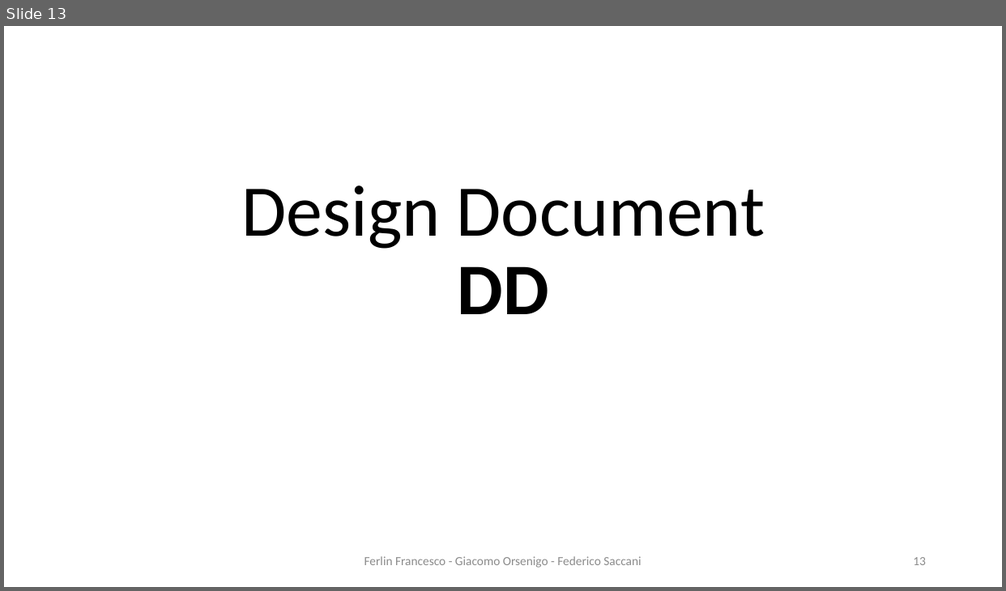
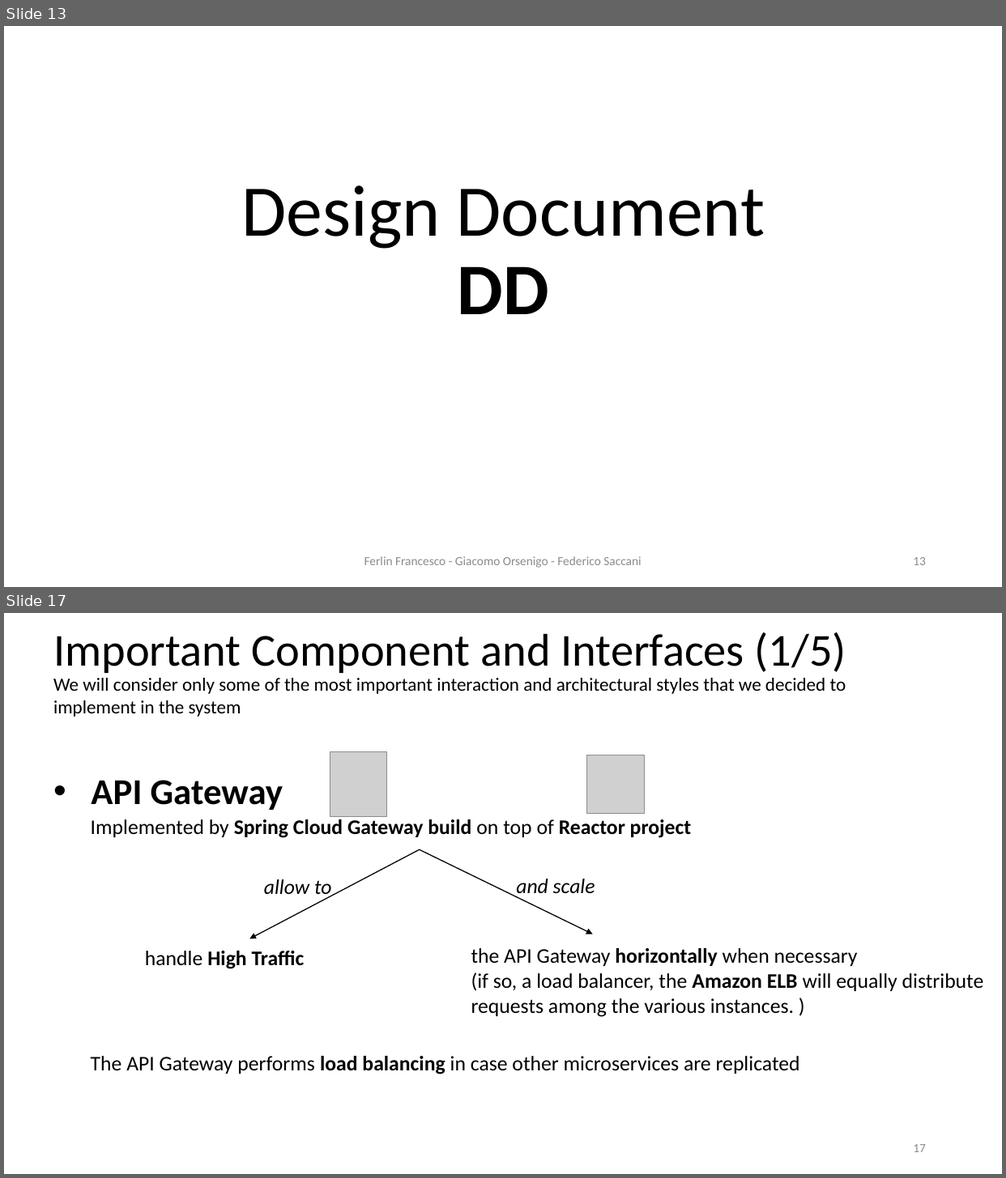
Before and after one commit to Furrrlo/CodeKataBattle, a slide deck: presentation/Presentation - Ferlin Orsenigo Saccani.pptx. Shown one above the other, each under a label of ours: slide 13 before the commit, slides 13 and 17 after it; the slides between them are not shown. The pictures are 1006x591 and 1006x1178 pixels, drawn with LibreOffice and Linux fonts; fonts in the diff are those of the drawing; grey boxes stand for pictures; background and template pictures are left out. Boxes give left, top, right and bottom in pixels: in the first picture for what was removed or moved away, otherwise in the second. Text is boxed around its words. In the diff, an @@ line names an element or a change of style, - is before the commit and + after.

```diff
--- a/presentation/Presentation - Ferlin Orsenigo Saccani.pptx
+++ b/presentation/Presentation - Ferlin Orsenigo Saccani.pptx
@@ slide 17 added at (x1=4, y1=613, x2=1002, y2=1174), background #FFFFFF @@
@@ title added at (x1=53, y1=632, x2=846, y2=673), 44 pt, text #000000 @@
+Important Component and Interfaces (1/5)
@@ text added at (x1=53, y1=678, x2=846, y2=717), 18 pt, text #000000 @@
+We will consider only some of the most important interaction and architectural styles that we decided to implement in the system
@@ picture added at (x1=330, y1=752, x2=386, y2=817) @@
@@ picture added at (x1=586, y1=756, x2=644, y2=813) @@
@@ text added at (x1=91, y1=780, x2=283, y2=810), 35 pt, text #000000, bold @@
+• API Gateway
@@ text added at (x1=91, y1=820, x2=692, y2=838), 20 pt, text #000000, bold @@
+Implemented by Spring Cloud Gateway build on top of Reactor project
@@ arrow added from (420, 850) to (249, 939), #000000 1 pt @@
@@ arrow added from (420, 850) to (592, 934), #000000 1 pt @@
@@ text added at (x1=264, y1=879, x2=331, y2=899), 20 pt, text #000000, italic @@
+allow to
@@ text added at (x1=516, y1=879, x2=595, y2=898), 20 pt, text #000000, italic @@
+and scale
@@ text added at (x1=145, y1=951, x2=305, y2=969), 20 pt, text #000000, bold @@
+handle High Traffic
@@ text added at (x1=471, y1=948, x2=984, y2=1017), 20 pt, text #000000 @@
+the API Gateway horizontally when necessary
+(if so, a load balancer, the Amazon ELB will equally distribute requests among the various instances. )
@@ text added at (x1=91, y1=1056, x2=800, y2=1075), 20 pt, text #000000 @@
+The API Gateway performs load balancing in case other microservices are replicated
@@ page number added at (x1=913, y1=1144, x2=926, y2=1152), 12 pt, text #8C8C8C @@
+17
```
Also in this commit, not shown: 11 other slides added, 30 other files.
